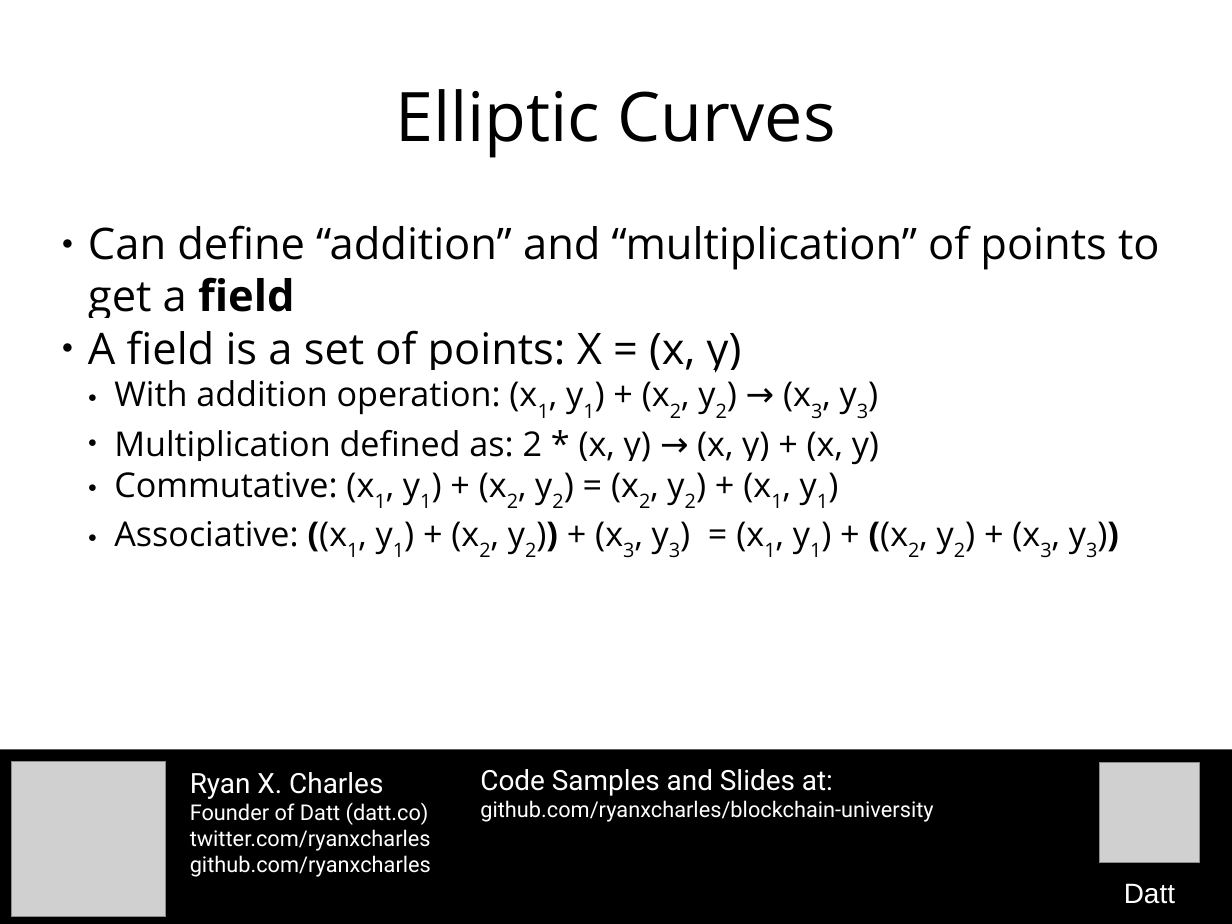
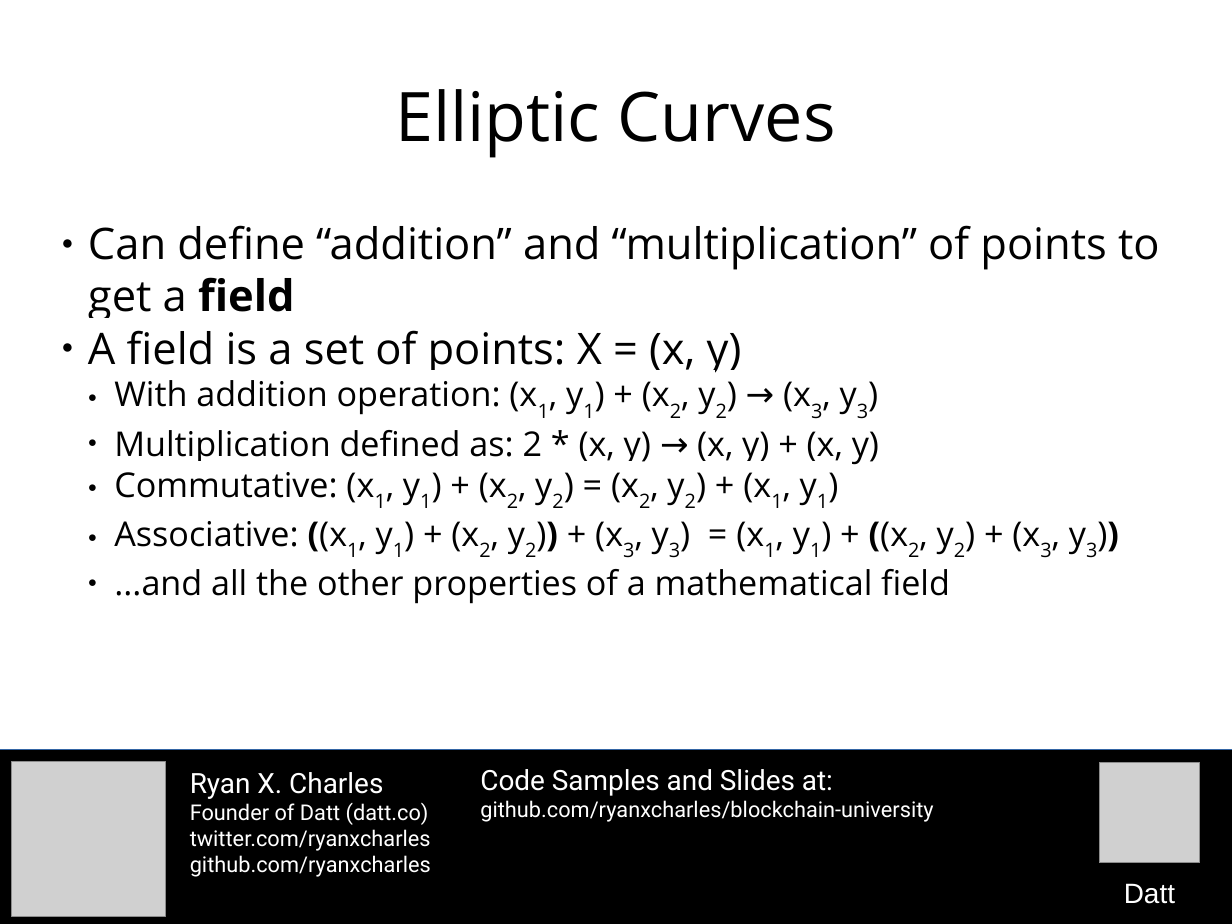
Before and after one commit to camelash/blockchain-university, a slide deck: slide 17 of slides/2015-10-26-bitcoin-cryptography.odp (slide 14 before the commit). Drawn at 1232x924 pixels with LibreOffice and Linux fonts; fonts in the diff are those of the drawing; grey boxes stand for pictures. Boxes give left, top, right and bottom in pixels: in the first picture for what was removed or moved away, otherwise in the second. Text is boxed around its words. In the diff, an @@ line names an element or a change of style, - is before the commit and + after.

```diff
--- a/slides/2015-10-26-bitcoin-cryptography.odp
+++ b/slides/2015-10-26-bitcoin-cryptography.odp
@@ subtitle at box(114, 569, 950, 604): paragraph added @@
+  ● ...and all the other properties of a mathematical field
```
Also in this commit, not shown: 9 other slides changed, 7 slides added, 3 other files.
